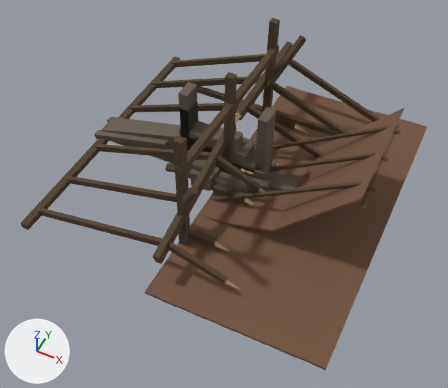
The glTF model assets/architecture/farm/SM_Farm_Ruins.glb as it was, and as the next commit left it.
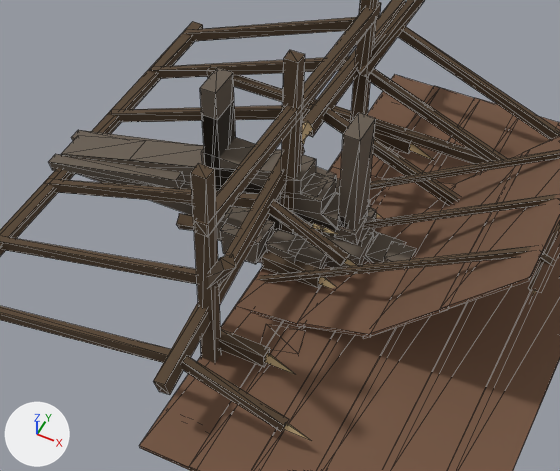
Old and new are each drawn whole from a 50 mm lens placed at (4.16, -8.42, 9.91), pointed at (0.42, -0.96, 0.58) and again close up on the part from 15% to 84% of the width and 11% to 79% of the height. The lights are fixed; the arrows at lower left show +X, +Y and +Z. The last two pictures show the newer version. The close-ups show mesh edges as thin lines. Vertices at exactly the same position are counted once.

Names of what the first close-up shows: 'SM_Farm_GableBreak', 'SM_Farm_InteriorFrame', 'SM_Farm_Jamb_Breach', 'SM_Farm_Jamb_Door', 'SM_Farm_JoistStubs', 'SM_Farm_RoofPan_Fallen', 'SM_Farm_RoofPan_Intact', 'SM_Farm_Rubble_Wall', 'SM_Farm_Truss', 'SM_Farm_WallStub_East' and 2 more.
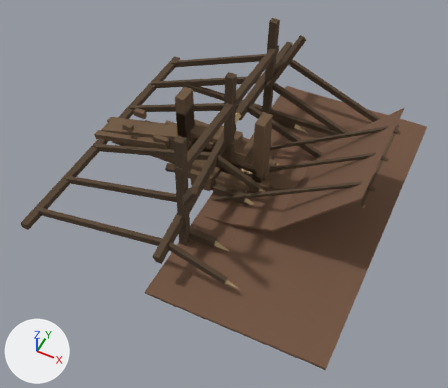
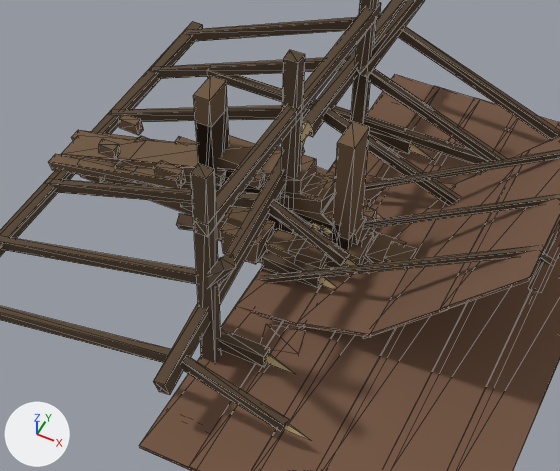
What differs and where, as boxes (x1, y1, x2, y2) in the close-ups (560 x 471 px; the box of a moved part takes in the faces that stretch with it):
'SM_Farm_GableBreak', reshaped (11% taller)
    before: (49, 130, 416, 263)
    after: (49, 115, 416, 263)
'SM_Farm_Jamb_Door', reshaped (7% taller)
    before: (200, 68, 376, 231)
    after: (193, 76, 370, 250)
'SM_Farm_Jamb_Breach', reshaped (mostly hidden)
    before: (202, 100, 368, 226)
    after: (196, 107, 353, 251)
part 1 of me_sm_farm_gablebreak, added
    after: (119, 115, 144, 135)
part 2 of me_sm_farm_gablebreak, added
    after: (248, 173, 264, 189)
part 3 of me_sm_farm_gablebreak, added
    after: (80, 136, 282, 212)
part 4 of me_sm_farm_jamb_door, moved or reshaped
    before: (200, 68, 236, 190)
    after: (193, 76, 229, 191)
part 5 of me_sm_farm_jamb_door, moved or reshaped
    before: (338, 113, 376, 231)
    after: (333, 121, 370, 250)
part 6 of me_sm_farm_jamb_breach, moved or reshaped
    before: (202, 100, 236, 191)
    after: (196, 107, 229, 191)
part 7 of me_sm_farm_jamb_breach, moved or reshaped
    before: (338, 211, 368, 226)
    after: (332, 224, 353, 251)

The change in detail:
me_sm_farm_gablebreak is used by ob_sm_farm_gablebreak; location (0.0, 0.0, 0.0).
me_sm_farm_gablebreak had 94 vertices, 160 faces and spanned x -3.21..2.11, y -0.34..0.34, z 0.0..1.25.
me_sm_farm_gablebreak now has 206 vertices, 328 faces and spans x -3.21..2.11, y -0.34..0.34, z 0.0..1.25.
me_sm_farm_gablebreak part 1: the loose piece of 8 vertices spanning x 0.74..1.03, y -0.24..0.06, z 0.57..0.74 is copied, and the copy is scaled about its middle by (1.04, 0.367, 0.954), then moved by (-3.17, 0.33, 0.07); it spans x -2.43..-2.14, y 0.18..0.31, z 0.64..0.8.
me_sm_farm_gablebreak part 2: the loose piece of 8 vertices spanning x 0.13..0.47, y -0.17..0.15, z 0.82..1.03 is copied, and the copy is scaled about its middle by (0.788, 0.366, 0.722), then moved by (-0.61, -0.23, 0.13); it spans x -0.45..-0.18, y -0.3..-0.18, z 0.98..1.13.
me_sm_farm_gablebreak part 3: 88 vertices added at x -2.81..-0.19, y -0.31..0.31, z 0.07..1.13.
Other edits to the shape of me_sm_farm_gablebreak do not show in these pictures.
me_sm_farm_jamb_door is used by ob_sm_farm_jamb_door; location (0.0, 0.0, 0.0).
me_sm_farm_jamb_door had 24 vertices, 36 faces and spanned x -0.98..0.98, y -0.27..0.27, z 0.0..2.1.
me_sm_farm_jamb_door now has 24 vertices, 36 faces and spans x -0.96..0.96, y -0.42..0.1, z 0.0..2.1.
me_sm_farm_jamb_door part 4: the loose piece of 8 vertices spanning x -0.96..-0.76, y -0.2..0.2, z 0.0..2.1 is moved by (0.0, -0.15, 0.0).
me_sm_farm_jamb_door part 5: the loose piece of 8 vertices spanning x 0.76..0.96, y -0.2..0.2, z 0.0..2.1 is moved by (0.0, -0.15, 0.0).
Other edits to the shape of me_sm_farm_jamb_door do not show in these pictures.
me_sm_farm_jamb_breach is used by ob_sm_farm_jamb_breach; location (0.0, 0.0, 0.0).
me_sm_farm_jamb_breach had 28 vertices, 44 faces and spanned x -0.98..0.98, y -0.27..0.27, z 0.0..1.72.
me_sm_farm_jamb_breach now has 28 vertices, 44 faces and spans x -0.96..0.96, y -0.42..0.1, z 0.0..1.72.
me_sm_farm_jamb_breach part 6: the loose piece of 8 vertices spanning x -0.96..-0.76, y -0.2..0.2, z 0.0..1.72 is moved by (0.0, -0.15, 0.0).
me_sm_farm_jamb_breach part 7: the loose piece of 12 vertices spanning x 0.76..0.96, y -0.2..0.2, z 0.0..0.89 is moved by (0.0, -0.15, 0.0).
Other edits to the shape of me_sm_farm_jamb_breach do not show in these pictures.
